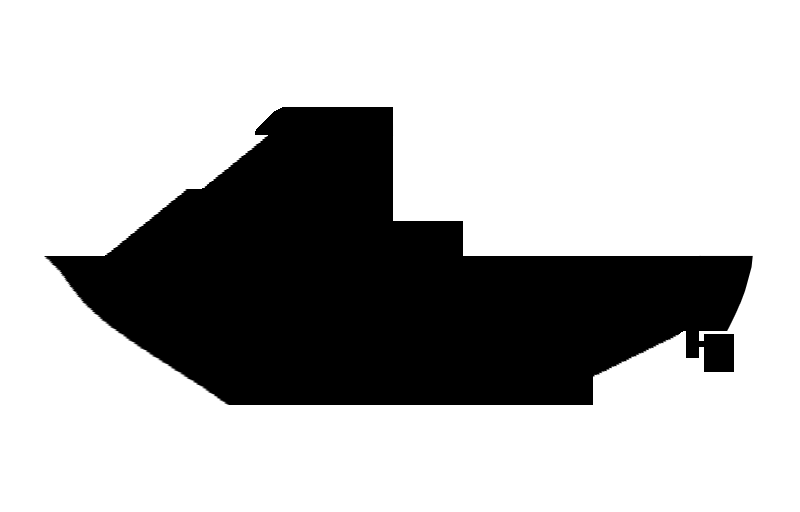
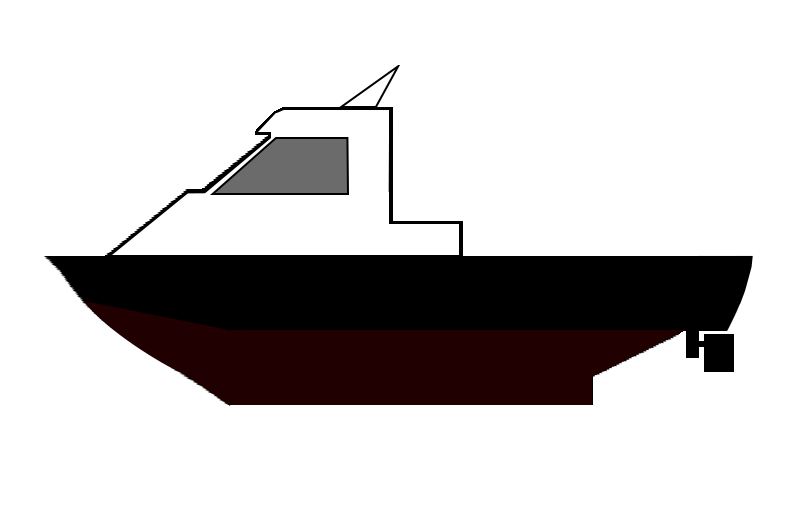
Revision of a layered 800×512 image; what changed, layer by layer:
added layer "Rechteck 13" above "Rechteck 12" over 339, 65, 400, 107
added layer "Rechteck 12" above "Rechteck 11" over 210, 137, 349, 195
added layer "Rechteck 11" above "Rechteck 10" over 85, 301, 229, 330
added layer "Rechteck 10" above "Rechteck 9" over 85, 301, 229, 373
added layer "Rechteck 9" above "Rechteck 8" over 136, 329, 260, 406
added layer "Rechteck 8" above "Rechteck 7" over 588, 330, 685, 377
added layer "Rechteck 7" above "Rechteck 2" over 230, 330, 592, 405
added layer "Rechteck 2" above "Rechteck 5" over 203, 137, 389, 195
added layer "Rechteck 5" above "Rechteck 4" over 271, 131, 389, 140
added layer "Rechteck 4" above "Rechteck 6" over 276, 110, 389, 117
added layer "Rechteck 6" above "Rechteck 3" over 385, 224, 459, 255
added layer "Rechteck 3" above "Rechteck 1" over 258, 113, 389, 132
added layer "Rechteck 1" above "Ebene 4" over 112, 192, 389, 255
